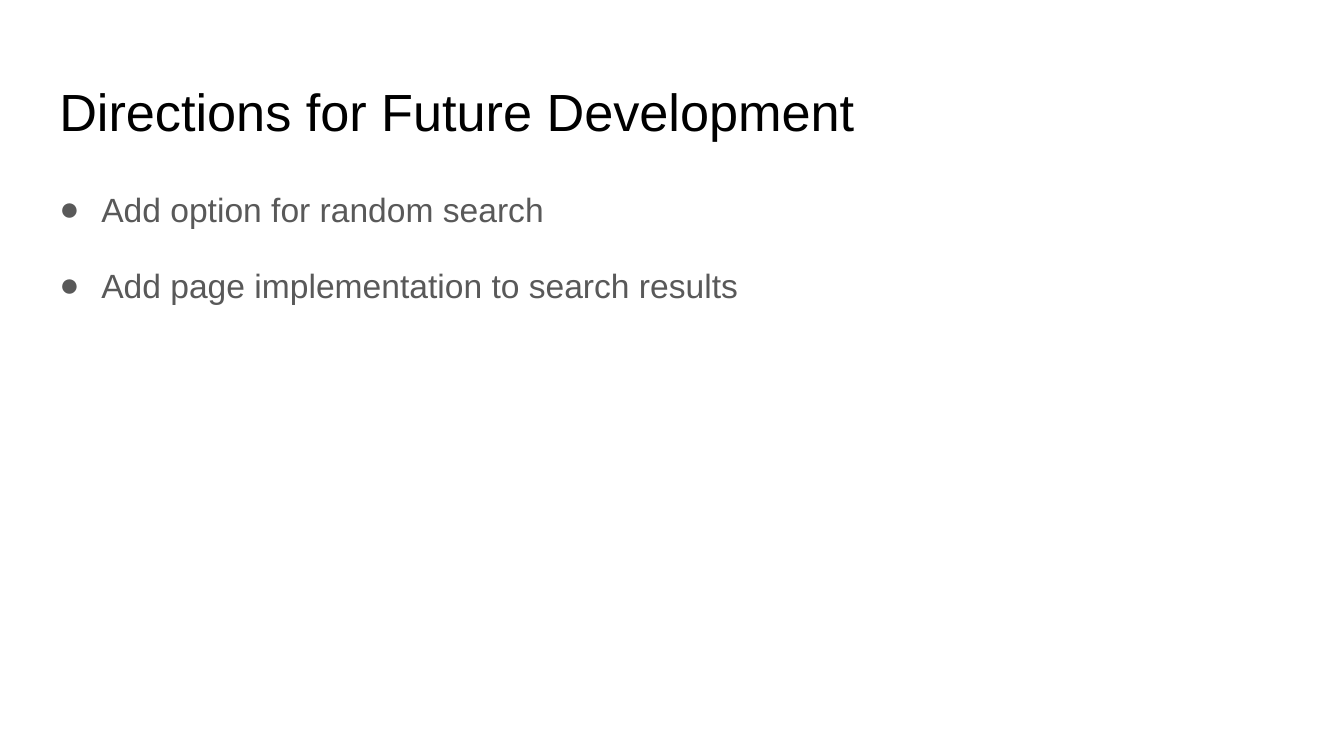
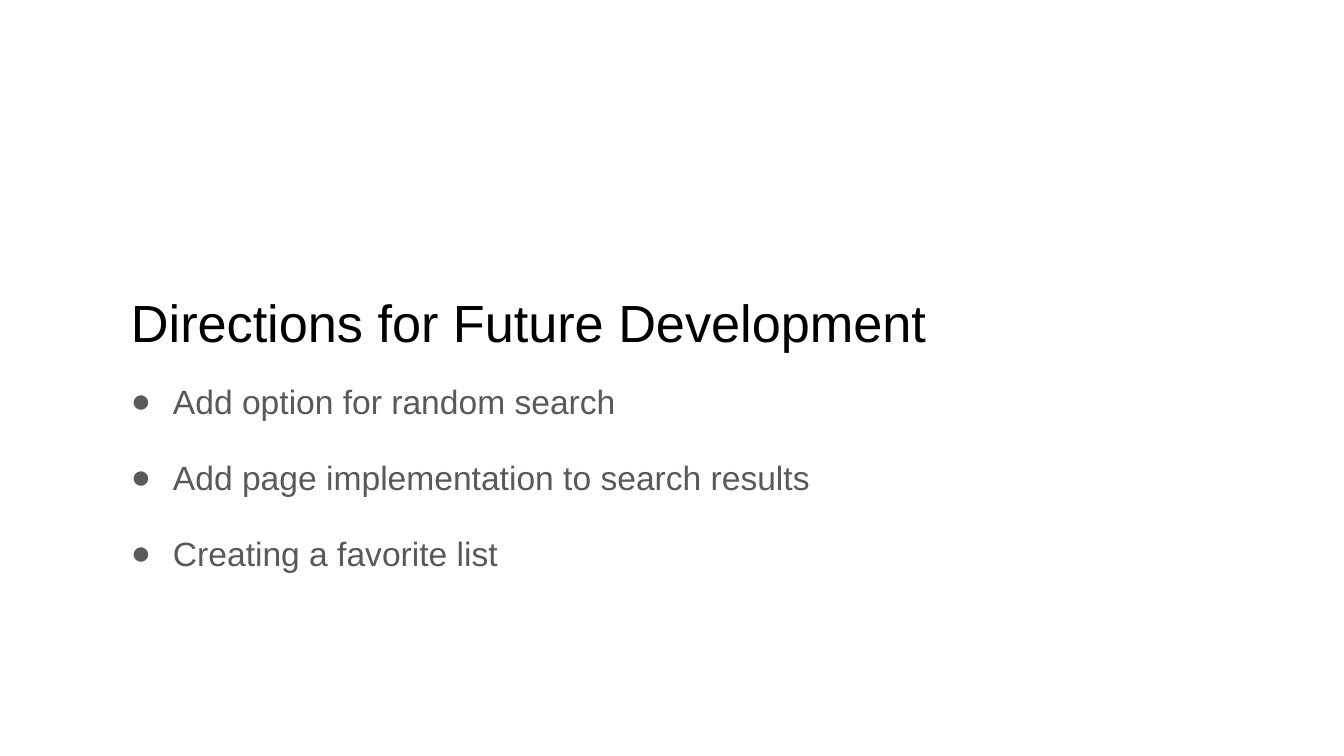
Before and after one commit to cmrotruck/recipe-search, a slide deck: slide 6 of PowerPoint/Recipe Search App.pptx. Drawn at 1344x756 pixels with LibreOffice and Linux fonts; fonts in the diff are those of the drawing; background and template pictures are left out. Boxes give left, top, right and bottom in pixels: in the first picture for what was removed or moved away, otherwise in the second. Text is boxed around its words. In the diff, an @@ line names an element or a change of style, - is before the commit and + after.

```diff
--- a/PowerPoint/Recipe Search App.pptx
+++ b/PowerPoint/Recipe Search App.pptx
@@ title "Directions for Future Development": place and size @@
-title "Directions for Future Development" at [59,93,855,141]
+title "Directions for Future Development" at [131,304,926,352]
@@ text "Add option for random search": place and size @@
-text "Add option for random search" at [101,197,738,304]
+text "Add option for random search" at [173,389,810,572]
@@ text at [173,541,498,572]: paragraph added @@
+● Creating a favorite list
```
Also in this commit, not shown: 3 other slides changed, 2 slides added, 2 slides removed.
